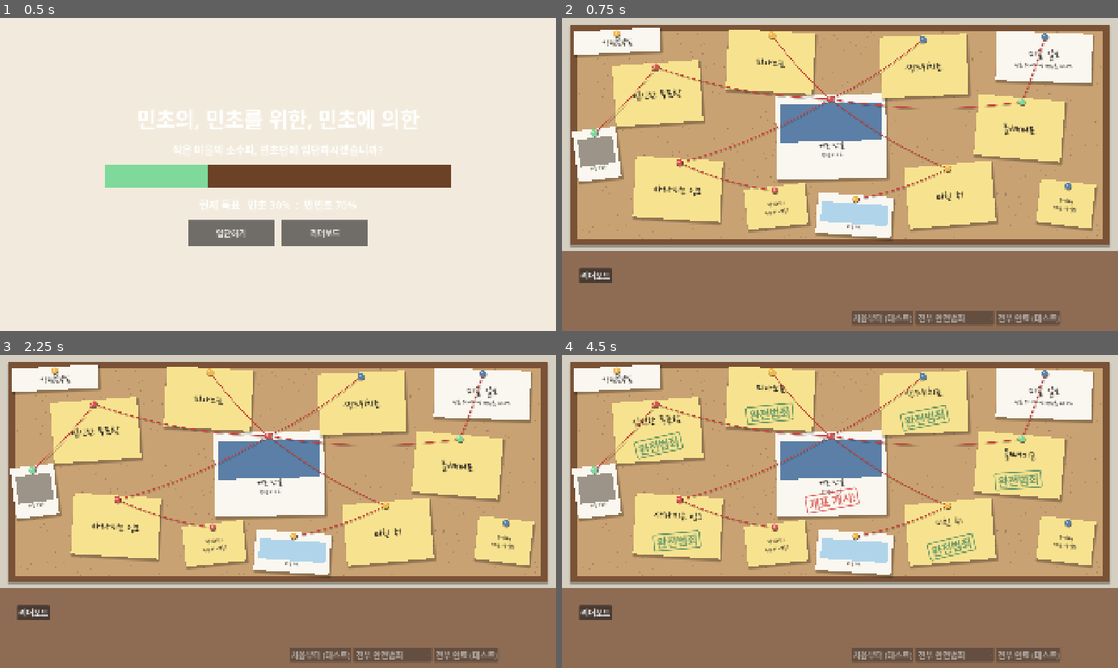
Above: before the commit, frames 1-4 (two rows, left to right).
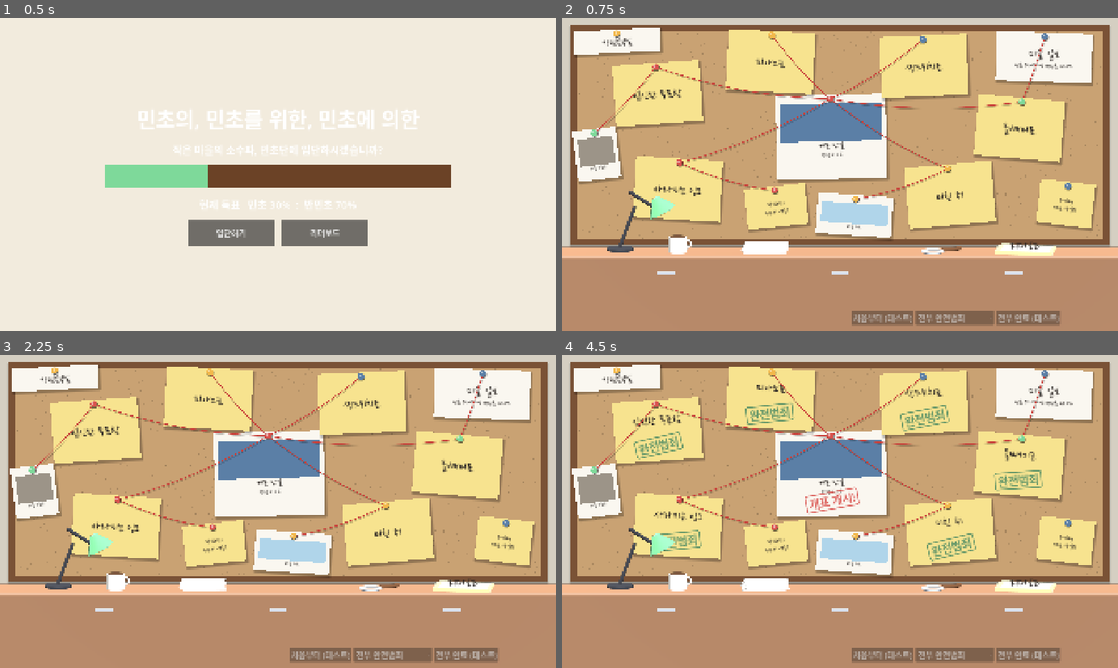
Above: after the commit, the same moments.

Repository: hahaha13791/mincho-game
Game: Godot game, scene res://main/title.tscn
The game is run twice, just before and just after one commit, with the same random seed, the same clock (stepped at 60 frames per second) and the same inputs.
Inputs:
- Up to frame 1 (0.5 s): no input
- Up to frame 2 (0.75 s): click "입단하기" at 0.5 s
- Up to frame 3 (2.25 s): click "리더보드" at 1.25 s; click "돌아가기" at 2 s
- Up to frame 4 (4.5 s): click "처음부터 (테스트)" at 2.75 s; click "전부 완전범죄" at 3.5 s; click "전부 완료 (테스트)" at 4.25 s

Frame 1 is identical in both runs. In frame 2, 27% of the frame differs, in the area x 0-100%, y 55-100%; in frame 3, 27%; in frame 4, 27%.

Commit message:
feat(main): 작전본부실 보드 아래 3D 책상과 소품, 서류철 위 리더보드 버튼
- main/hub/desk: 정면에서 살짝 내려다보는 직교 카메라, 책상·스탠드·커피잔·서류 더미·돋보기·서류철
- 허브가 투명 배경 SubViewport로 보드 위에 겹침(마우스 통과)
- theme에 HandButton 변형(손글씨, 배경 없음)

Co-Authored-By: Claude Opus 5.5 <noreply@anthropic.com>
Claude-Session: https://claude.ai/code/session_01Vwi6rniWjHWN2EhyiYoRbx

Diff:
--- a/common/style/theme.tres
+++ b/common/style/theme.tres
@@ -1,6 +1,8 @@
-[gd_resource type="Theme" load_steps=2 format=3]
+[gd_resource type="Theme" load_steps=3 format=3]
 
 [ext_resource type="FontFile" path="res://assets/fonts/NanumPenScript-Regular.ttf" id="1"]
+
+[sub_resource type="StyleBoxEmpty" id="empty"]
 
 [resource]
 default_font_size = 28
@@ -8,3 +10,12 @@
 HandLabel/colors/font_color = Color(0.17, 0.15, 0.14, 1)
 HandLabel/font_sizes/font_size = 46
 HandLabel/fonts/font = ExtResource("1")
+HandButton/base_type = &"Button"
+HandButton/colors/font_color = Color(0.17, 0.15, 0.14, 1)
+HandButton/colors/font_hover_color = Color(0.55, 0.18, 0.15, 1)
+HandButton/font_sizes/font_size = 50
+HandButton/fonts/font = ExtResource("1")
+HandButton/styles/normal = SubResource("empty")
+HandButton/styles/hover = SubResource("empty")
+HandButton/styles/pressed = SubResource("empty")
+HandButton/styles/focus = SubResource("empty")
--- a/main/hub.gd
+++ b/main/hub.gd
@@ -4,6 +4,7 @@
 
 const PALETTE: Palette = preload("res://common/style/palette.tres")
 const LIST: MinigameList = preload("res://main/minigame_list.tres")
+const DESK: PackedScene = preload("res://main/hub/desk.tscn")
 const PINS: Array[String] = ["danger", "accent", "ballot_box", "mincho"] # 팔레트 이름. 메모마다 돌려 쓴다
 # 테스트용 채우기 프리셋(이름 -> 등급 목록). 목록은 순서대로 미니게임에 배정되고 모자라면 마지막 값을 쓴다
 const FILL_PRESETS: Dictionary = {
@@ -27,7 +28,7 @@
 	wall.set_anchors_preset(Control.PRESET_FULL_RECT)
 	add_child(wall)
 	_build_board()
-	_build_desk_placeholder()
+	_build_desk()
 	_build_tools()
 
 
@@ -177,17 +178,30 @@
 	return p
 
 
-# --- 책상 자리 ---
-
-# shortcut: 2단계(3D 책상·주인공) 전까지 나무판과 리더보드 버튼만 둔다
-func _build_desk_placeholder() -> void:
-	var top: float = HubLayout.BOARD.end.y + 20.0
-	add_child(_panel(Rect2(0, top, 1920, 1080 - top), PALETTE.wood.lightened(0.15), 8))
+# --- 책상(3D) ---
+
+# 책상·소품·주인공은 투명 배경 3D 층으로 보드 위에 겹친다. 마우스는 통과시킨다
+func _build_desk() -> void:
+	var holder: SubViewportContainer = SubViewportContainer.new()
+	holder.stretch = true
+	holder.set_anchors_preset(Control.PRESET_FULL_RECT)
+	holder.mouse_filter = Control.MOUSE_FILTER_IGNORE
+	add_child(holder)
+	var vp: SubViewport = SubViewport.new()
+	vp.transparent_bg = true
+	vp.own_world_3d = true
+	vp.msaa_3d = Viewport.MSAA_4X
+	holder.add_child(vp)
+	var desk: HubDesk = DESK.instantiate()
+	vp.add_child(desk)
+	# 리더보드: 책상 위 서류철 자리에 손글씨 버튼을 얹는다
 	var board: Button = Button.new()
+	board.theme_type_variation = &"HandButton"
 	board.text = "리더보드"
-	board.position = Vector2(60, top + 60)
+	add_child(board)
+	board.reset_size()
+	board.position = desk.folder_screen_pos() - board.size / 2.0 + Vector2(0, -18)
 	board.pressed.connect(Flow.go_leaderboard)
-	add_child(board)
 
 
 # shortcut: 테스트용 버튼들. 전시 전에 숨긴다
--- /dev/null
+++ b/main/hub/desk.gd
@@ -0,0 +1,157 @@
+class_name HubDesk
+extends Node3D
+## 작전본부실 보드 아래 책상과 소품(3D). 허브가 투명 배경 SubViewport로 보드 위에 겹친다.
+## 카메라는 정면에서 살짝 내려다보는 직교(화면 1px ≈ 0.01m). 책상 윗면은 화면 아래쪽 약 25% 높이.
+## 반복 소품이 적어 코드로 배치한다. 색은 팔레트에서만.
+
+const PALETTE: Palette = preload("res://common/style/palette.tres")
+const TOP_Y: float = -2.7 # 책상 윗면 높이(월드). 화면 약 805px
+const DEPTH: float = 1.6
+
+var _camera: Camera3D
+var _folder: Node3D
+
+
+func _ready() -> void:
+	_camera = Camera3D.new()
+	_camera.projection = Camera3D.PROJECTION_ORTHOGONAL
+	_camera.size = 10.8
+	# 원점을 바라보며 11도 내려다본다. 그래야 화면 높이 ≈ 월드 y * 100px 로 보드(2D)와 맞춰 놓기 쉽다
+	var tilt: float = deg_to_rad(11.0)
+	_camera.position = Vector3(0, 12.0 * sin(tilt), 12.0 * cos(tilt))
+	_camera.rotation.x = -tilt
+	_camera.current = true
+	add_child(_camera)
+	var sun: DirectionalLight3D = DirectionalLight3D.new()
+	sun.rotation_degrees = Vector3(-55, 25, 0)
+	sun.shadow_enabled = true
+	sun.shadow_opacity = 0.45
+	add_child(sun)
+	var env: Environment = Environment.new()
+	env.background_mode = Environment.BG_CLEAR_COLOR
+	env.ambient_light_source = Environment.AMBIENT_SOURCE_COLOR
+	env.ambient_light_color = Color.WHITE
+	env.ambient_light_energy = 0.6
+	var we: WorldEnvironment = WorldEnvironment.new()
+	we.environment = env
+	add_child(we)
+	_build()
+
+
+## 리더보드 서류철이 화면에 찍히는 위치(버튼을 얹을 자리)
+func folder_screen_pos() -> Vector2:
+	return _camera.unproject_position(_folder.global_position)
+
+
+func _build() -> void:
+	var wood: Color = PALETTE.wood.lightened(0.12)
+	_box(Vector3(22, 0.16, DEPTH), Vector3(0, TOP_Y - 0.08, 0), wood) # 상판
+	_box(Vector3(22, 0.06, 0.06), Vector3(0, TOP_Y - 0.03, DEPTH / 2.0), wood.lightened(0.15)) # 앞 모서리
+	_box(Vector3(22, 5.0, 0.1), Vector3(0, TOP_Y - 2.6, DEPTH / 2.0 - 0.05), wood.darkened(0.15)) # 앞판(화면 아래 끝까지)
+	for x in [-6.0, 0.0, 6.0]: # 서랍 손잡이
+		_box(Vector3(0.6, 0.08, 0.08), Vector3(x, TOP_Y - 0.6, DEPTH / 2.0 + 0.02), PALETTE.iron)
+
+	# 스탠드(왼쪽)
+	var lamp: Node3D = _group(Vector3(-7.6, TOP_Y, -0.2))
+	_cyl(lamp, 0.45, 0.08, Vector3(0, 0.04, 0), PALETTE.stamp)
+	var arm1: MeshInstance3D = _cap(lamp, 0.06, 1.6, Vector3(0.25, 0.8, 0), PALETTE.stamp)
+	arm1.rotation.z = -0.35
+	var arm2: MeshInstance3D = _cap(lamp, 0.06, 1.2, Vector3(0.8, 1.75, 0), PALETTE.stamp)
+	arm2.rotation.z = 1.0
+	var shade: MeshInstance3D = _cone(lamp, 0.12, 0.5, 0.55, Vector3(1.35, 1.6, 0), PALETTE.mincho.darkened(0.25))
+	shade.rotation.z = 0.5
+
+	# 커피잔
+	var mug: Node3D = _group(Vector3(-5.6, TOP_Y, 0.2))
+	_cyl(mug, 0.3, 0.55, Vector3(0, 0.275, 0), PALETTE.paper)
+	_cyl(mug, 0.26, 0.02, Vector3(0, 0.55, 0), PALETTE.wood.darkened(0.45)) # 커피
+	var handle: MeshInstance3D = MeshInstance3D.new()
+	var torus: TorusMesh = TorusMesh.new()
+	torus.inner_radius = 0.1
+	torus.outer_radius = 0.17
+	handle.mesh = torus
+	handle.material_override = _mat(PALETTE.paper)
+	handle.position = Vector3(0.32, 0.3, 0)
+	handle.rotation.x = PI / 2.0
+	mug.add_child(handle)
+
+	# 서류 더미(가운데 왼쪽)
+	var papers: Node3D = _group(Vector3(-2.6, TOP_Y, 0.0))
+	for i in 6:
+		var sheet: MeshInstance3D = _box_in(papers, Vector3(1.5, 0.04, 1.0), Vector3(randf_range(-0.06, 0.06), 0.02 + i * 0.045, 0), PALETTE.paper.darkened(randf_range(0, 0.06)))
+		sheet.rotation.y = randf_range(-0.15, 0.15)
+
+	# 돋보기(가운데 오른쪽)
+	var mag: Node3D = _group(Vector3(3.2, TOP_Y + 0.05, 0.25))
+	mag.rotation.y = 0.5
+	var ring: MeshInstance3D = MeshInstance3D.new()
+	var rt: TorusMesh = TorusMesh.new()
+	rt.inner_radius = 0.32
+	rt.outer_radius = 0.4
+	ring.mesh = rt
+	ring.material_override = _mat(PALETTE.iron.lightened(0.2))
+	mag.add_child(ring)
+	var glass: MeshInstance3D = _cyl(mag, 0.33, 0.02, Vector3.ZERO, PALETTE.water.lightened(0.5))
+	var glass_mat: StandardMaterial3D = glass.material_override
+	glass_mat.transparency = BaseMaterial3D.TRANSPARENCY_ALPHA
+	glass_mat.albedo_color.a = 0.5
+	var grip: MeshInstance3D = _cap(mag, 0.07, 0.8, Vector3(0.75, 0, 0), PALETTE.wood.darkened(0.3))
+	grip.rotation.z = PI / 2.0
+
+	# 리더보드 서류철(오른쪽)
+	_folder = _group(Vector3(6.4, TOP_Y, 0.1))
+	_folder.rotation.y = -0.12
+	_box_in(_folder, Vector3(2.0, 0.12, 1.3), Vector3(0, 0.06, 0), PALETTE.memo.darkened(0.15))
+	_box_in(_folder, Vector3(0.7, 0.12, 0.2), Vector3(-0.55, 0.06, -0.72), PALETTE.memo.darkened(0.15)) # 탭
+	_box_in(_folder, Vector3(1.7, 0.02, 1.1), Vector3(0.05, 0.13, 0.05), PALETTE.paper)
+
+
+func _group(pos: Vector3) -> Node3D:
+	var n: Node3D = Node3D.new()
+	n.position = pos
+	add_child(n)
+	return n
+
+
+func _mat(color: Color) -> StandardMaterial3D:
+	var m: StandardMaterial3D = StandardMaterial3D.new()
+	m.albedo_color = color
+	return m
+
+
+func _box(size: Vector3, pos: Vector3, color: Color) -> MeshInstance3D:
+	return _box_in(self, size, pos, color)
+
+
+func _box_in(parent: Node3D, size: Vector3, pos: Vector3, color: Color) -> MeshInstance3D:
+	var b: BoxMesh = BoxMesh.new()
+	b.size = size
+	return _put(parent, b, pos, color)
+
+
+func _cyl(parent: Node3D, r: float, h: float, pos: Vector3, color: Color) -> MeshInstance3D:
+	return _cone(parent, r, r, h, pos, color)
+
+
+func _cone(parent: Node3D, top_r: float, bottom_r: float, h: float, pos: Vector3, color: Color) -> MeshInstance3D:
+	var c: CylinderMesh = CylinderMesh.new()
+	c.top_radius = top_r
+	c.bottom_radius = bottom_r
+	c.height = h
+	return _put(parent, c, pos, color)
+
+
+func _cap(parent: Node3D, r: float, h: float, pos: Vector3, color: Color) -> MeshInstance3D:
+	var c: CapsuleMesh = CapsuleMesh.new()
+	c.radius = r
+	c.height = h
+	return _put(parent, c, pos, color)
+
+
+func _put(parent: Node3D, mesh: Mesh, pos: Vector3, color: Color) -> MeshInstance3D:
+	var m: MeshInstance3D = MeshInstance3D.new()
+	m.mesh = mesh
+	m.material_override = _mat(color)
+	m.position = pos
+	parent.add_child(m)
+	return m
--- /dev/null
+++ b/main/hub/desk.tscn
@@ -0,0 +1,6 @@
+[gd_scene load_steps=2 format=3]
+
+[ext_resource type="Script" path="res://main/hub/desk.gd" id="1"]
+
+[node name="Desk" type="Node3D"]
+script = ExtResource("1")
Not shown, added: main/hub/desk.gd.uid
